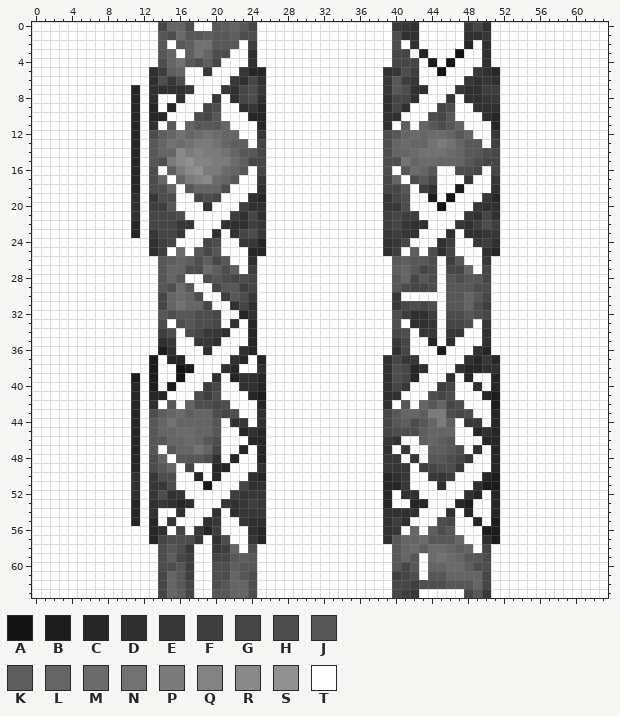
One commit to this pixel-art sprite: materials/aomaps/textures/drdc35.png. Above is the file before it was changed.
The file is 64x64 pixels. Colours within 5 levels of each other are drawn and written as one.
Palette (. is transparent): A #141414  B #1c1c1c  C #262626  D #303030  E #373737  F #3e3e3e  G #464646  H #4d4d4d  J #575757  K #5e5e5e  L #656565  M #6b6b6b  N #727272  P #7b7b7b  Q #838383  R #8a8a8a  S #919191  T #ffffff
Pixels before (only the part around the change), first column x 6:
 0 TTTTTTTTGLLHTTJKLJGTTTTTTTTTTTTTTTEEDTTTTTEGDTTTTTTTT
 1 TTTTTTTTJHMJJKJJKHHTTTTTTTTTTTTTTTHDDTTTTTDDETTTTTTTT
 2 TTTTTTTTJTJKNNJJJTFTTTTTTTTTTTTTTTHTDTTTTTCTDTTTTTTTT
 3 TTTTTTTTJLTKNLHHTTDTTTTTTTTTTTTTTTGGTCTTTATTDTTTTTTTT
 4 TTTTTTTTHLNJHKGTTTDTTTTTTTTTTTTTTTGGGTBTATTTDTTTTTTTT
 5 TTTTTTTDFKLTTETTTECCTTTTTTTTTTTTTDEHFTTATTTEDCTTTTTTT
 6 TTTTTTTDHEHTTTTTEDGDTTTTTTTTTTTTTEJFETTTTTEDEDTTTTTTT
 7 TTTTTCTDDDDETTTEDGHETTTTTTTTTTTTTEJHDDTTTEDDFFTTTTTTT
 8 TTTTTCTDTTDTTTETDGHDTTTTTTTTTTTTTDGGDTTTETDDEETTTTTTT
 9 TTTTTCTCTCTTTGHTTDECTTTTTTTTTTTTTDGDTTTGHTTDDDTTTTTTT
10 TTTTTCTCCTTTHGJTTTCCTTTTTTTTTTTTTDDTTTHGJTTTDCTTTTTTT
11 TTTTTCTDTJTLJJJLTTTCTTTTTTTTTTTTTDTKTLJHJLTTTCTTTTTTT
12 TTTTTCTHKLNLMNMLLTTETTTTTTTTTTTTTHJLMLMMLJLTTETTTTTTT
13 TTTTTCTJLNMNPPNLKKTGTTTTTTTTTTTTTHLMLLNPNLJJTFTTTTTTT
14 TTTTTCTJLLRPQPPNLJJGTTTTTTTTTTTTTHLLMNNNMLJJHGTTTTTTT
15 TTTTTCTJHPRSQQPPMKGGTTTTTTTTTTTTTHHNLMMLLLJHGGTTTTTTT
16 TTTTTCTHTKPRSPPMLJTGTTTTTTTTTTTTTHTJMLJTTHHGTGTTTTTTT
17 TTTTTCTHLTLPQRMLJTTETTTTTTTTTTTTTGLTHJGTTTETTETTTTTTT
18 TTTTTCTHHLTJLLLHTTTDTTTTTTTTTTTTTGGJTFDTTBTTTDTTTTTTT
19 TTTTTDTEHHTTGHGTTTDCTTTTTTTTTTTTTEGHTTBTATTTECTTTTTTT
20 TTTTTDTFFJTTTDTTTFDDTTTTTTTTTTTTTEEHTTTATTTEDDTTTTTTT
21 TTTTTDTGGGHTTTTTFDGDTTTTTTTTTTTTTFGFFTTTTTEDGDTTTTTTT
22 TTTTTCTGGGEETTTDDDFETTTTTTTTTTTTTFGEDDTTTEDFHFTTTTTTT
23 TTTTTCTEGGETTTDTDGHETTTTTTTTTTTTTEFEDTTTDTDDEETTTTTTT
24 TTTTTTTDFGTTTGHTTEECTTTTTTTTTTTTTDEGTTTDFTTEFDTTTTTTT
25 TTTTTTTDFTMTJGJTTTCCTTTTTTTTTTTTTDFTKTHDGTTTDCTTTTTTT
26 TTTTTTTTJKLKHKGJTTDTTTTTTTTTTTTTTTJKJJHTFJTTETTTTTTTT
27 TTTTTTTTJLLHHMKHKTFTTTTTTTTTTTTTTTKLJGHTGGLTGTTTTTTTT
28 TTTTTTTTJLJTTHJHGHGTTTTTTTTTTTTTTTJLGJHTJHJJGTTTTTTTT
29 TTTTTTTTJHMJTTGJJFGTTTTTTTTTTTTTTTJHGGHTJJJHHTTTTTTTT
30 TTTTTTTTGLMLHTTFJHETTTTTTTTTTTTTTTETTTTTJJLJGTTTTTTTT
31 TTTTTTTTGLNLLGTTDGDTTTTTTTTTTTTTTTEGHGHTJJLHFTTTTTTTT
32 TTTTTTTTJHJJHHGTTCDTTTTTTTTTTTTTTTHFDDFTHHJHGTTTTTTTT
33 TTTTTTTTHTHJHHGTDTCTTTTTTTTTTTTTTTHTDDETGGHTETTTTTTTT
34 TTTTTTTTFHTHGEEDTTCTTTTTTTTTTTTTTTGHTEETEETTDTTTTTTTT
35 TTTTTTTTDETTEEDTTTCTTTTTTTTTTTTTTTEGTTCTDTTTDTTTTTTTT
36 TTTTTTTTBDTTTDTTTDCTTTTTTTTTTTTTTTDGTTTBTTTDCTTTTTTTT
37 TTTTTTTBTCCTTTTTDCTCTTTTTTTTTTTTTDGEETTTTTDCECTTTTTTT
38 TTTTTTTBTTABTTTDCTTDTTTTTTTTTTTTTDHGCDTTTDCCDDTTTTTTT
39 TTTTTBTBTTATTTDTCDDCTTTTTTTTTTTTTDHGCTTTDTCTTCTTTTTTT
40 TTTTTCTBTBTTTFGTTDDCTTTTTTTTTTTTTDGETTTFGTTDTCTTTTTTT
41 TTTTTCTCCTTTHFHTTTCBTTTTTTTTTTTTTDDTTTHGHTTTCBTTTTTTT
42 TTTTTCTDTJTLHHGHTTTCTTTTTTTTTTTTTDTJTLJLGHTTTBTTTTTTT
43 TTTTTCTHKLMKLLHGHTTDTTTTTTTTTTTTTGJLLKPPHGHTTCTTTTTTT
44 TTTTTCTJLNLLLLJTDETDTTTTTTTTTTTTTGJKHJLPKTEETCTTTTTTT
45 TTTTTCTJLLMMLLJTTCDCTTTTTTTTTTTTTGHHHKLLLTTCDCTTTTTTT
46 TTTTTCTJJLLMLJHTTTCCTTTTTTTTTTTTTEDTTKLKJTTTCCTTTTTTT
47 TTTTTCTJTJLLNLGTTCTCTTTTTTTTTTTTTDTETTKKJHTDTCTTTTTTT
48 TTTTTCTHLTJJJHDTCTTCTTTTTTTTTTTTTEETETJJHGETTCTTTTTTT
49 TTTTTCTHJLTGTTCCTTTDTTTTTTTTTTTTTEEETFGHHETTTCTTTTTTT
50 TTTTTDTEHHTTCTCTTTDCTTTTTTTTTTTTTCDETTEEFTTTCBTTTTTTT
51 TTTTTDTEEHTTTBTTTGDDTTTTTTTTTTTTTCCETTTDTTTDBBTTTTTTT
52 TTTTTDTEHDETTTTTFEEETTTTTTTTTTTTTCTDDTTTTTDCTCTTTTTTT
53 TTTTTCTDEDCDTTTEDEFETTTTTTTTTTTTTCTTCCTTTCBTTCTTTTTTT
54 TTTTTCTDTTDTTTDTDEEETTTTTTTTTTTTTDDDDTTTDTCTTCTTTTTTT
55 TTTTTCTCTETTTDETTEDDTTTTTTTTTTTTTDFDTTTHGTTCTBTTTTTTT
56 TTTTTTTCDTGTECFTTTDCTTTTTTTTTTTTTDETLTKHJTTTBBTTTTTTT
57 TTTTTTTCGHHHETDHTTECTTTTTTTTTTTTTDJLLMJJJLTTDBTTTTTTT
58 TTTTTTTTHJHETTEFLTHTTTTTTTTTTTTTTTJLMKMMLKLTGTTTTTTTT
59 TTTTTTTTHKGFTTGGJKJTTTTTTTTTTTTTTTJLJTMNMLJJHTTTTTTTT
60 TTTTTTTTHHJFTTHHKJJTTTTTTTTTTTTTTTJGJTLLMMKHHTTTTTTTT
61 TTTTTTTTGLJFTTHHLJHTTTTTTTTTTTTTTTFGHTJJLLLLGTTTTTTTT
62 TTTTTTTTGLJGTTHJLLHTTTTTTTTTTTTTTTGGFHHHJJJLGTTTTTTTT
63 TTTTTTTTGLKGTTJJLLHTTTTTTTTTTTTTTTGFETTTTTGJETTTTTTTT
After:
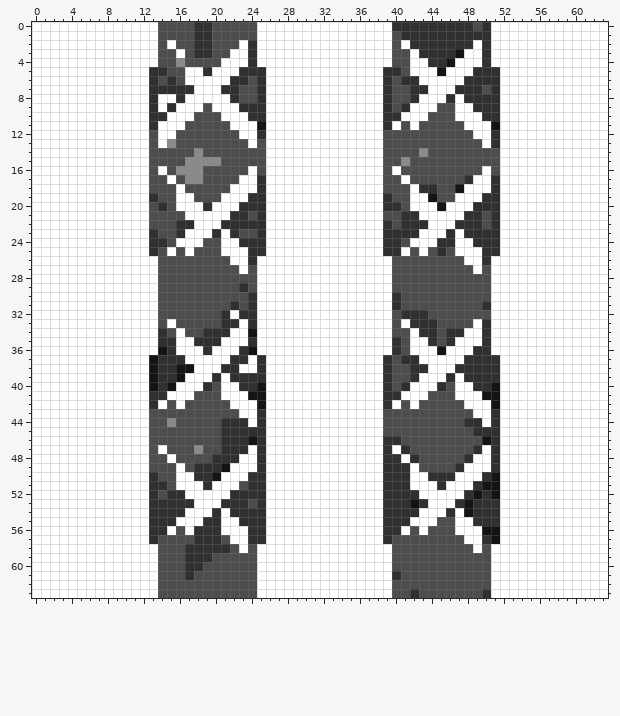
Log entry: Вручную подправлены карты для drdc35 * Roughness * AO
Changes in this commit:
Changed rows in their new state; - is an unchanged pixel.
first column x 11:
 0 ---HHH-DDHHHHH---------------DD-DDDDDDH--
 1 ---H-HHDDHHH--------------------DDDDD--D-
 2 ---H-HHDDHHH-D------------------DDDDDD---
 3 ---HH-HDD--------------------HH-DDDD-----
 4 ----HRH-HH-------------------HHT-DD------
 5 ---DHH--D---DDD--------------D-T------D-D
 6 ----D------D-H--------------DHDD-----D-D-
 7 T-----D---D-H-D-------------DH------D--HD
 8 T--------T--H----------------HH----D---DD
 9 T-D-D---HT---DD--------------H----H------
10 T-DD----HH---DD-------------------HH----D
11 T---T-HHHHH---A---------------H-HH-HH---A
12 T--TTHHHHHHH--D--------------HHHHHHHHH--D
13 T-HTRHHHHHHHH-H--------------HHHHHHHHHH-D
14 T-HHHHHRHHHHHHH--------------HHHRHHHHHH-H
15 T-H-HHRRRRHHHHH---------------RHHHHHHH-HH
16 T---HR-RHHHHH-H---------------HHHHHH--H-H
17 T--H-HRRHHHH--D-------------HH--HHHHHD--D
18 T---H-HHHH------------------HHH-D-HHA----
19 T-D----H-H----D-------------DH---AHH---DD
20 T-HDH-------D---------------DD--------D--
21 T-HHH------D-H--------------HHDD-----D-H-
22 T-HHHDD------DD-------------DHD-----D-D-D
23 T-DHHD------H-D-------------DDD--------DD
24 ---DH---H---DDD--------------DH----D--DD-
25 ---H-H-HHH---DD--------------D-H---H----D
26 ---HHHH-HHH------------------HHHH-HHH--D-
27 ---HHH--HH-H-H---------------HHHH-HHHH-H-
28 ---HHHHH-H-H-H---------------HHHH-HH-HHH-
29 ---H-HHHHHHHDH---------------H-HH-HHHH---
30 ---HHHH-HHHH-D---------------DHHHHHHHHHH-
31 ---HHHHHHHH-H----------------DH-H-HHHH-D-
32 ---H-HH--HD-D-----------------D--HH--H-H-
33 ------H--HD--D-------------------DHHH--D-
34 ---D---HDD---A---------------H--DDHDD----
35 ----D--DD----D---------------DH--DH------
36 ---A---------A----------------H---A----D-
37 --ADDD------D-D--------------HDD------DDD
38 --ADD-A----D------------------HD-----DD--
39 T-ADD------D--D---------------HD-----DDDD
40 T-ADA---DH----A--------------HD---DH---DA
41 T-DD----H----AA-------------------H----AA
42 T---H-H--H----A---------------H-HHHH----A
43 T--HHHHHH-H-----------------HHHHHHH-H---D
44 T-HHRHHHHHD-D---------------HHH-HHHHHDD-D
45 T-HHHHHHHHDDD-D-------------H---HHHHHHD-D
46 T-HHHHHHH-DDDAD-------------D-HHHHHHHHHAD
47 T-H-HHHRHHDDD-D---------------DHHHHH-H--D
48 T--H-HHH--DD--D-------------DD-DHHH-HD--D
49 T--HH-HDDDA-----------------DDD-HH--D---D
50 T-D----DDA----D-------------D-D--DDD---DA
51 T-DD----D---H---------------DDD--------AA
52 T-D--D-----DDDD-------------DD--------ADA
53 T--D-D----D-DHD-------------DDDAD---DADDD
54 T--DD-------DDD----------------------ADDD
55 T-DDD----D--D----------------D-----H--DDD
56 --D--H-DDD----D--------------D-H-H-H---AA
57 --DH---DD----DD--------------HHHHHHHH---A
58 ----H-DDDDDH-----------------HHHHHHHHH-H-
59 ----HHDDDHHHHH---------------HHHHHHHHHH--
60 -----HDDH--HHH---------------HHHHHHHHH---
61 ---HHHDHH--HH----------------DH-HHHHHHHH-
62 ---HHHHHH-HHH----------------HHH---HHHHH-
63 ---HHHHHHHHHH----------------HHDHHHHHHHD-
Changed places in both pictures, as pixel boxes (x1, y1, x2, y2):
changed: (131, 22, 266, 598)
changed: (383, 22, 500, 598)
